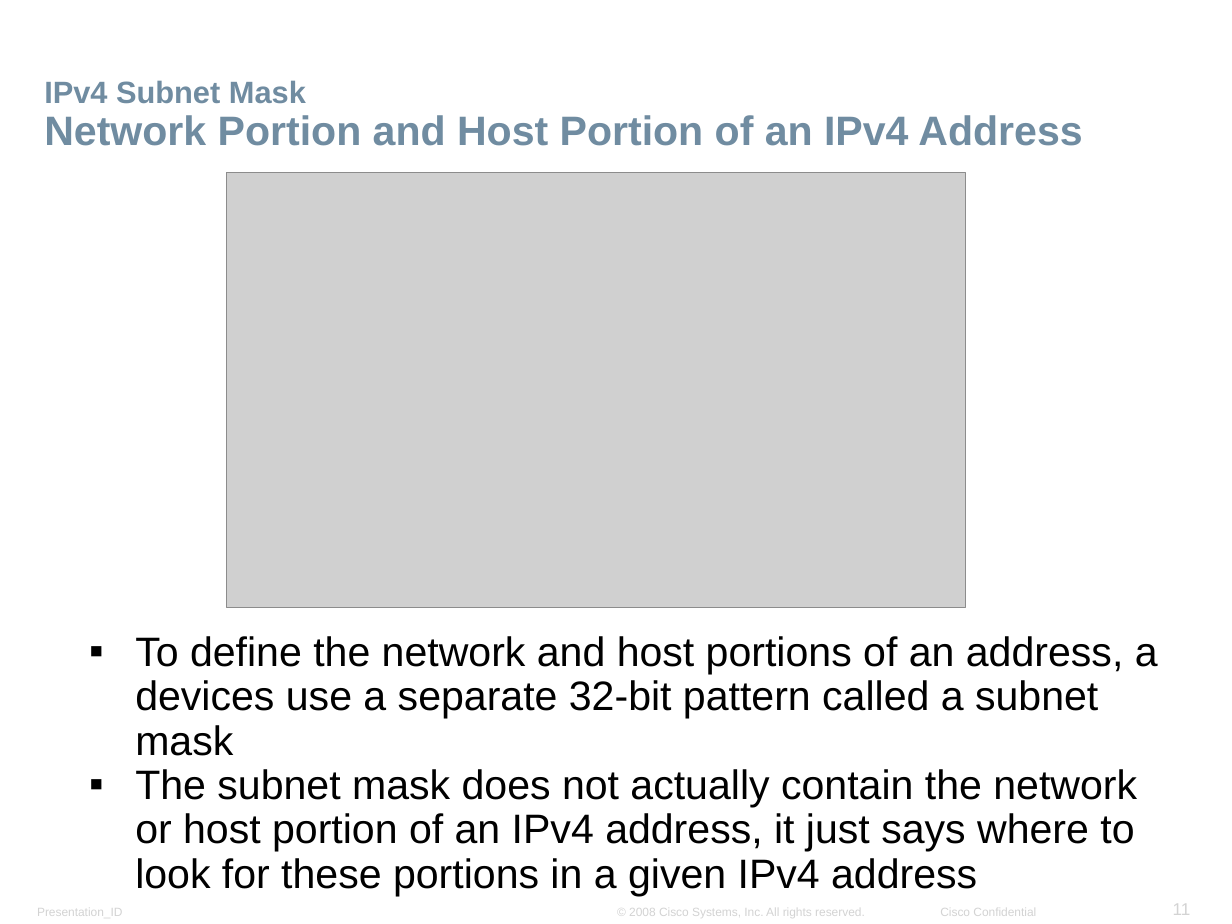
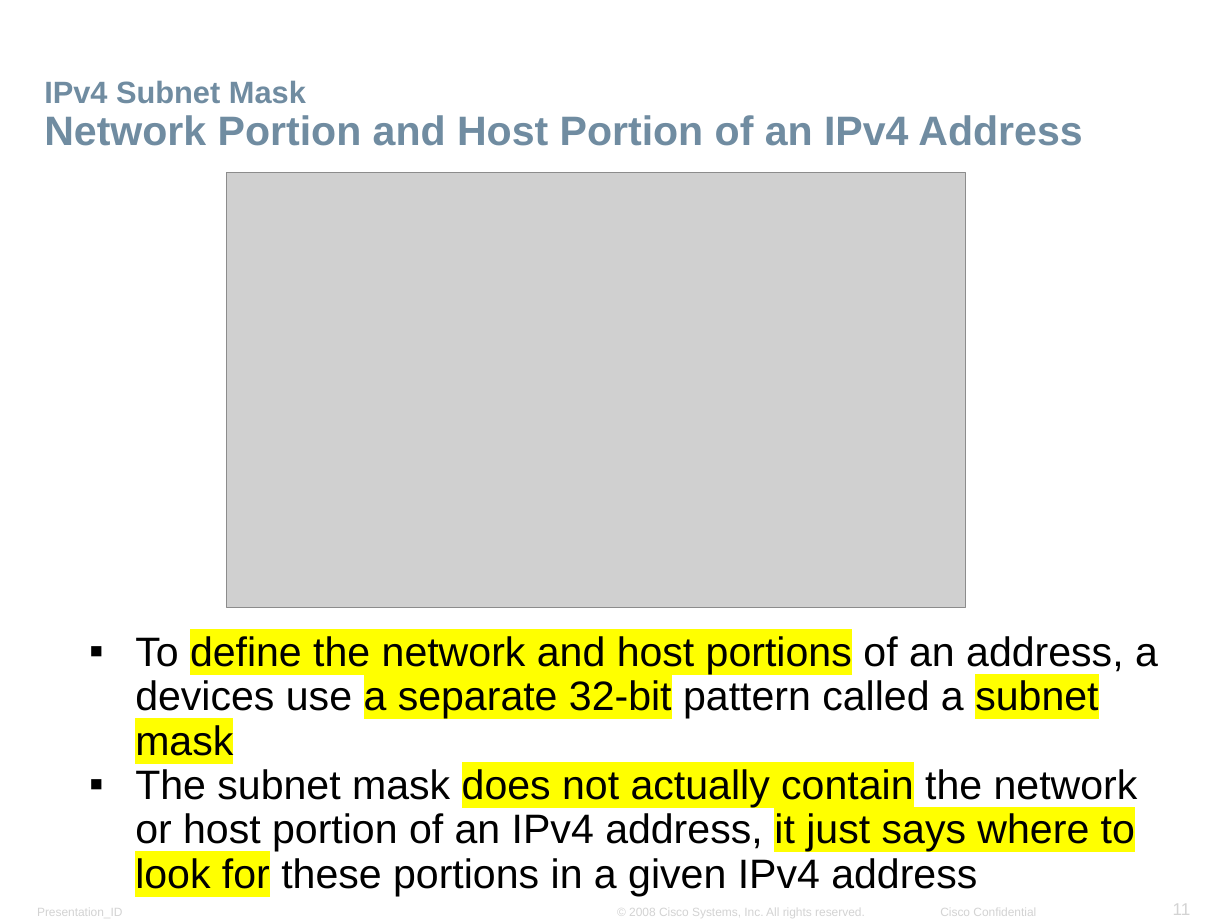
Before and after one commit to marcustut/CS-Learning, a slide deck: slide 11 of SoftwareEngineering_TARUC/Y1S3/BAIT1013 Intro To Computer Network/Lecture/Chapter 7 IP Addressing.pptx. Drawn at 1232x924 pixels with LibreOffice and Linux fonts; fonts in the diff are those of the drawing; grey boxes stand for pictures; background and template pictures are left out. Boxes give left, top, right and bottom in pixels: in the first picture for what was removed or moved away, otherwise in the second. Text is boxed around its words. In the diff, an @@ line names an element or a change of style, - is before the commit and + after.

```diff
--- a/SoftwareEngineering_TARUC/Y1S3/BAIT1013 Intro To Computer Network/Lecture/Chapter 7 IP Addressing.pptx
+++ b/SoftwareEngineering_TARUC/Y1S3/BAIT1013 Intro To Computer Network/Lecture/Chapter 7 IP Addressing.pptx
@@ text "To define the network and ..." at bbox=[135, 636, 1158, 896]: highlight none to #FFFF00 in "define the network and host portions a ...", "does not actually contain it just says ..." @@
```
Also in this commit, not shown: 2 other slides changed, 12 other files.
